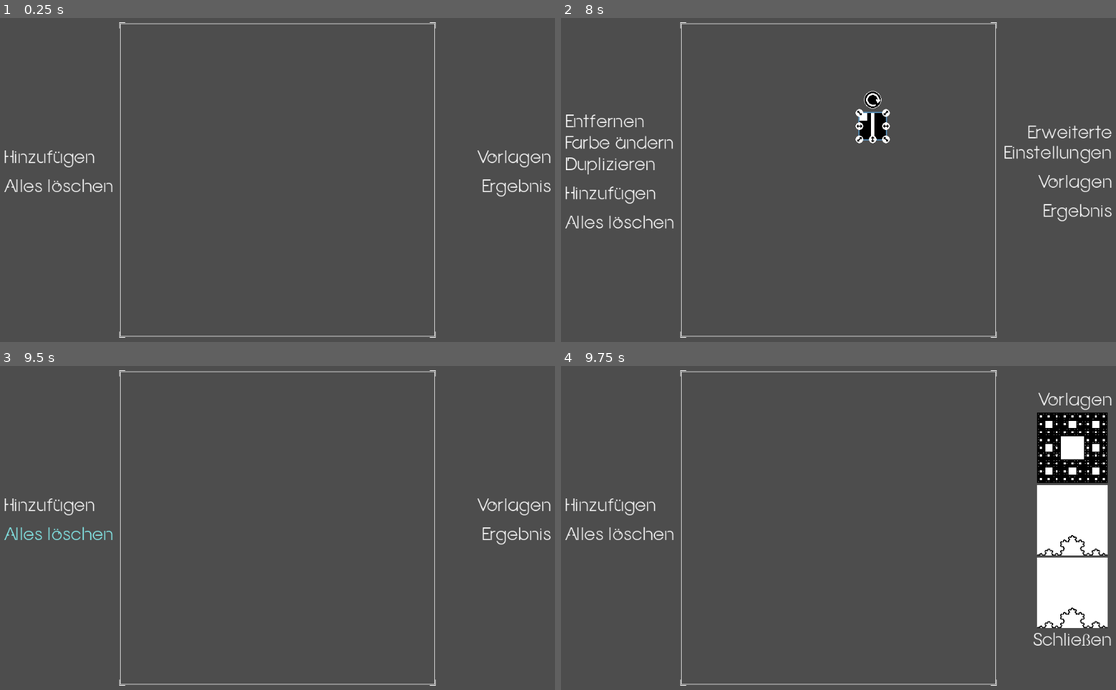
Above: before the commit, frames 1-4 (two rows, left to right).
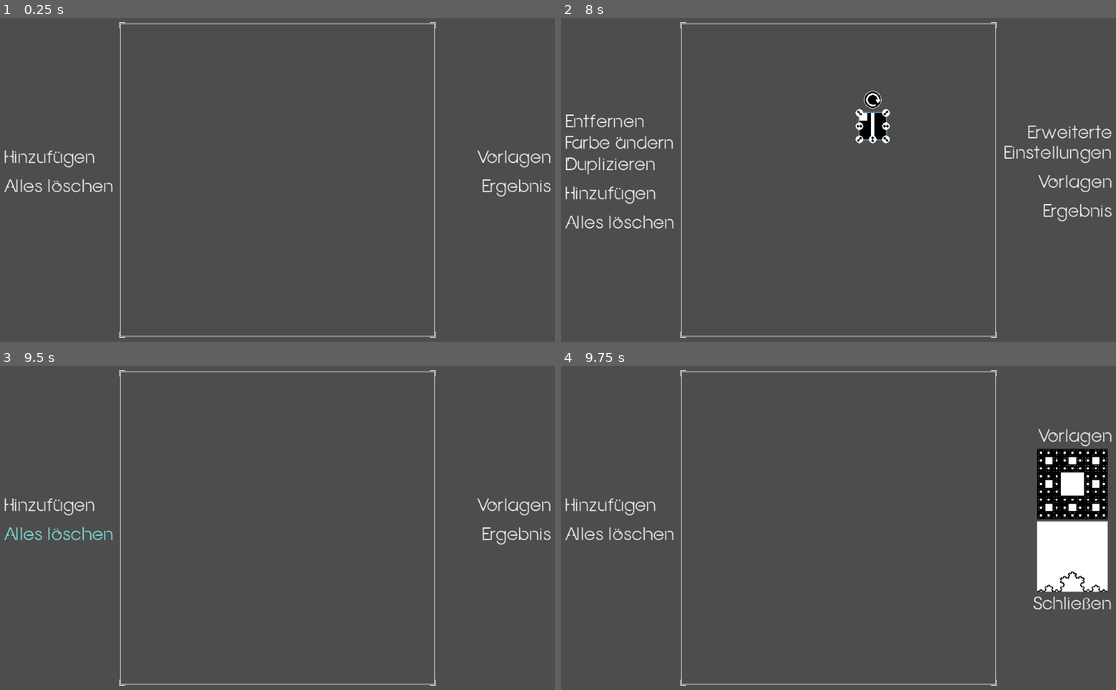
Above: after the commit, the same moments.

Repository: Anomasie/Fractals
Game: Godot game, scene res://scenes/GUI.tscn
The game is run twice, just before and just after one commit, with the same random seed, the same clock (stepped at 60 frames per second) and the same inputs.
Inputs (mouse positions are in pixels of both pictures, inside the frame that each line leads up to):
- Up to frame 1 (0.25 s): no input
- Up to frame 2 (8 s): click "Hinzufügen" at 0.5 s; click (871, 124) at 1.25 s; click (888, 124) at 2 s; click (860, 124) at 2.75 s; click (871, 137) at 3.5 s; click (888, 137) at 4.25 s; click (860, 137) at 5 s; click (888, 111) at 5.75 s; click (860, 111) at 6.5 s; click (871, 99) at 7.25 s
- Up to frame 3 (9.5 s): click "Entfernen" at 8 s; click "Alles löschen" at 8.75 s
- Up to frame 4 (9.75 s): click "Vorlagen" at 9.5 s

Frames 1-3 are identical in both runs. In frame 4, 5.4% of the frame differs, in the area x 85-100%, y 8-87%.

Commit message:
hid unfinished fractals

Diff:
--- a/scenes/Presets.gd
+++ b/scenes/Presets.gd
@@ -85,7 +85,10 @@
 				"mirrored": false
 			}
 		]
-	},
+	}
+}
+
+const presets_i_havent_finished_yet = {
 	"Barnsley": {
 		"texture": "res://assets/presets/KochSnowflake.png",
 		"ifs": [
